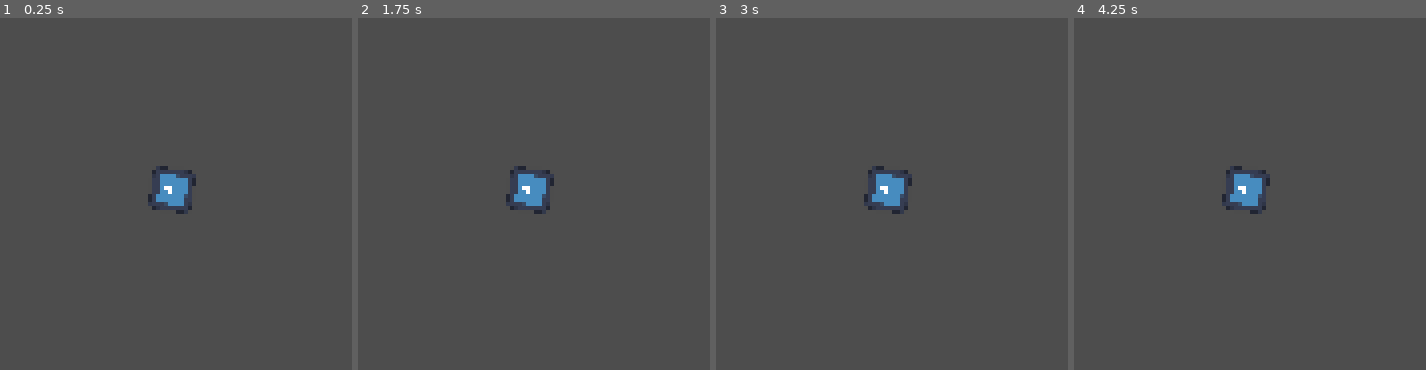
Above: before the commit, frames 1-4 (left to right).
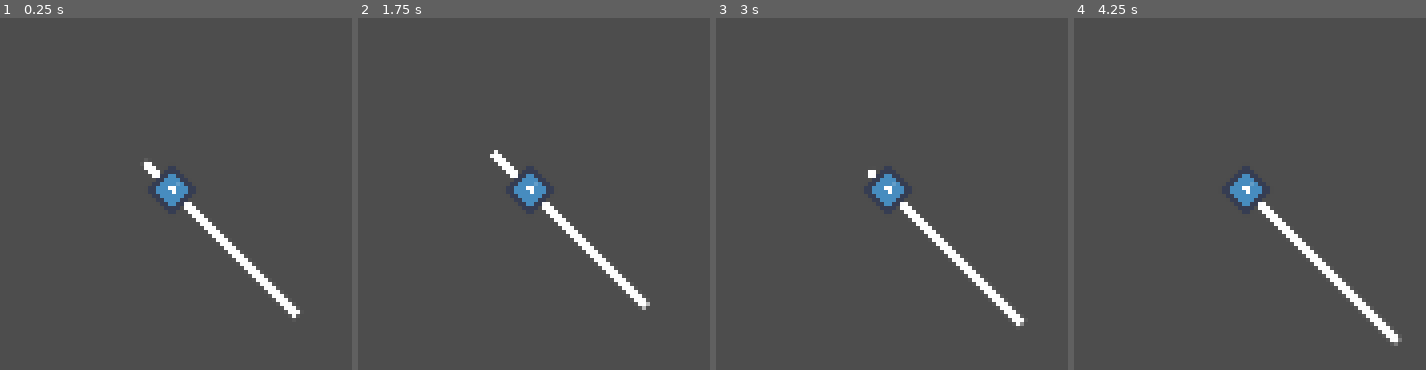
Above: after the commit, the same moments.

Repository: elpozewaunig/LanLinerReconciliation
Game: Godot game, scene res://scenes/main.tscn
Same seed, same stepped clock (60 frames per second), same inputs: the game is played once before the commit and once after it. The engine's default icon, where the game draws it, is replaced by a stand-in: a white triangle on a blue panel in a dark square.
Inputs:
- Up to frame 1 (0.25 s): no input
- Up to frame 2 (1.75 s): tap Enter at 0.5 s; hold Right (ui_right) 0.53-1.28 s; tap Space at 1.25 s; hold Left (ui_left) from 1.28 s (still down)
- Up to frame 3 (3 s): tap Enter at 2 s; release Left (ui_left) at 2.03 s; hold Right (ui_right) from 2.03 s (still down); tap Space at 2.75 s
- Up to frame 4 (4.25 s): tap Enter at 3.5 s; release Right (ui_right) at 3.53 s; hold Left (ui_left) from 3.53 s (still down)

The runs differ from the first frame. In frame 1, 1.7% of the frame differs, in the area x 40-86%, y 40-86%; in frame 2, 1.7%; in frame 3, 1.7%; in frame 4, 1.8%, in the area x 42-94%, y 42-94%.
Error before the commit: Invalid type in function 'add_child' in base 'Node2D (GameManager.gd)'. The Object-derived class of argument 1 (Curve2D) is not a subclass of the expected argu…

Commit message:
Seal fix
Co-Authored-By: Seal <88384688+Seal187@users.noreply.github.com>

Diff:
--- a/scenes/PathBuilder.gd
+++ b/scenes/PathBuilder.gd
@@ -1,11 +1,10 @@
 extends Node2D
-
 
 func createPath():
 	var scene = load("res://scenes/visible_path.tscn")
 	var path = scene.instantiate()
-	var curve = Curve2D.new()
-	curve.add_point(Vector2(0,100))
-	curve.add_point(Vector2(100,200))
+	path.curve = Curve2D.new()
+	path.curve.add_point(Vector2(0,100))
+	path.curve.add_point(Vector2(100,200))
 
-	return curve
+	return path
